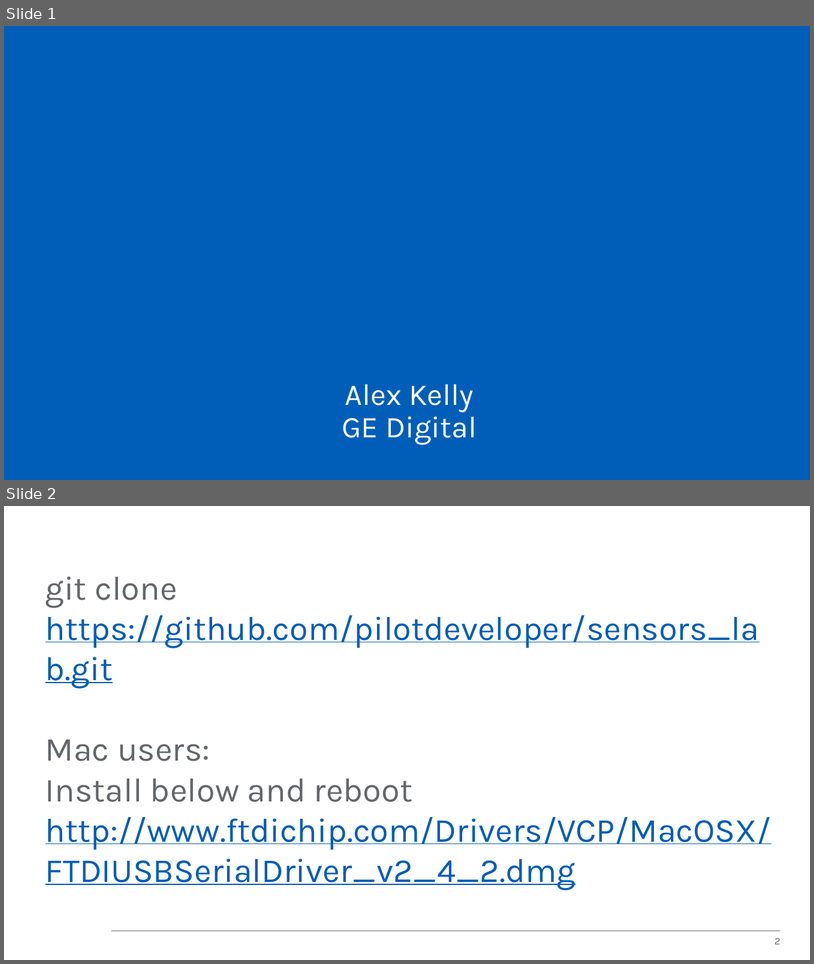
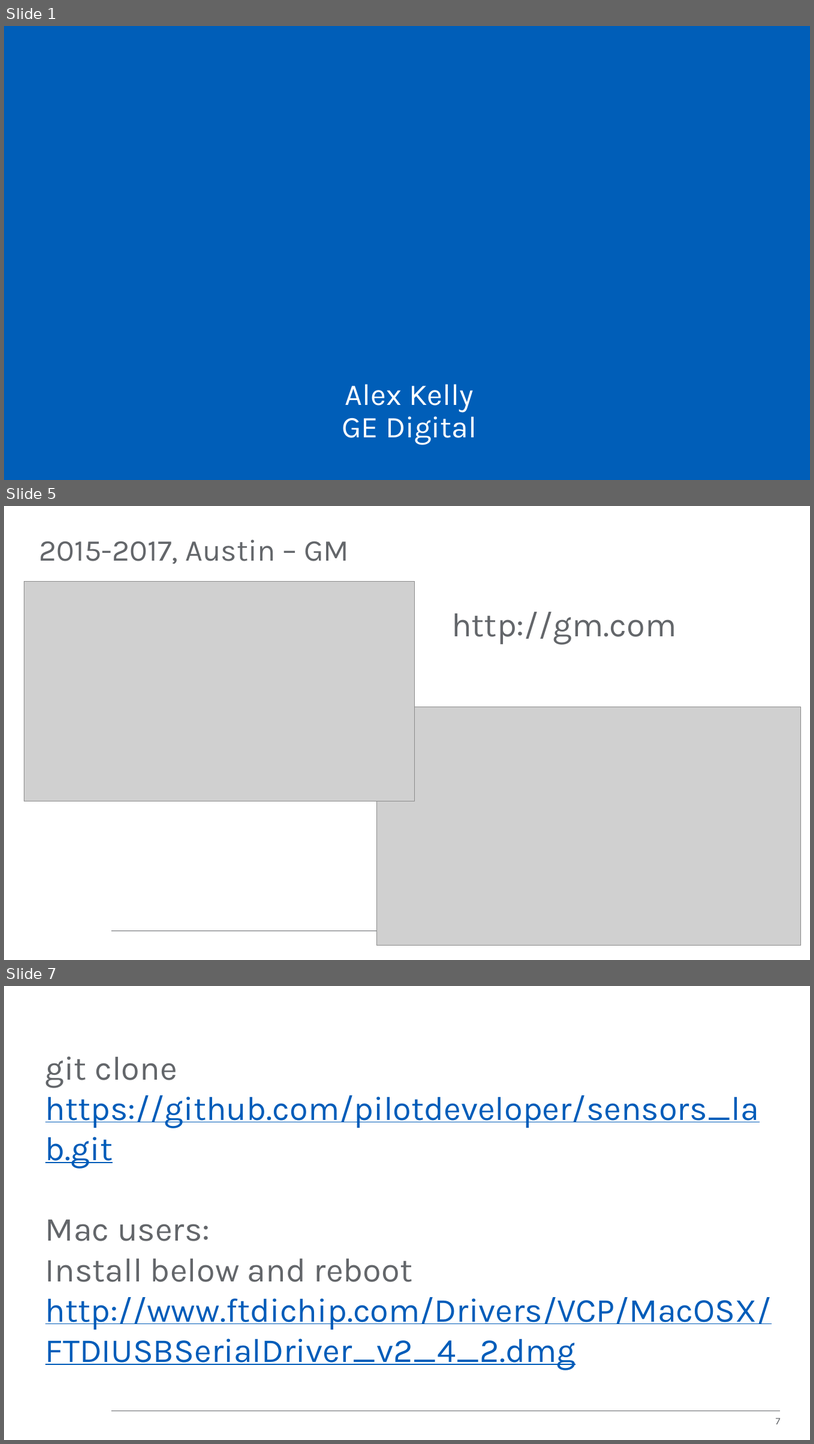
Before and after one commit to pilotdeveloper/sensors_lab, a slide deck: class-guide.pptx. Shown one above the other, each under a label of ours: slides 1 and 2 before the commit, slides 1, 5 and 7 after it; the slides between them are not shown. The pictures are 814x964 and 814x1444 pixels, drawn with LibreOffice and Linux fonts; fonts in the diff are those of the drawing; grey boxes stand for pictures; background and template pictures are left out. Boxes give left, top, right and bottom in pixels: in the first picture for what was removed or moved away, otherwise in the second. Text is boxed around its words. In the diff, an @@ line names an element or a change of style, - is before the commit and + after.

```diff
--- a/class-guide.pptx
+++ b/class-guide.pptx
@@ slide 5 added at box(4, 506, 810, 960), background #FFFFFF; not listed: 1 template element that a slide beside it also shows @@
@@ title added at box(39, 540, 349, 564), 36 pt, text #63666A @@
+2015-2017, Austin – GM
@@ picture added at box(24, 581, 415, 801) @@
@@ text added at box(452, 612, 677, 645), 40 pt, text #63666A @@
+http://gm.com
@@ picture added at box(377, 706, 801, 945) @@
@@ what was slide 2 is now slide 7 @@
@@ page number at box(776, 1417, 781, 1424): text changed @@
-2
+7
```
Also in this commit, not shown: 6 other slides added.
